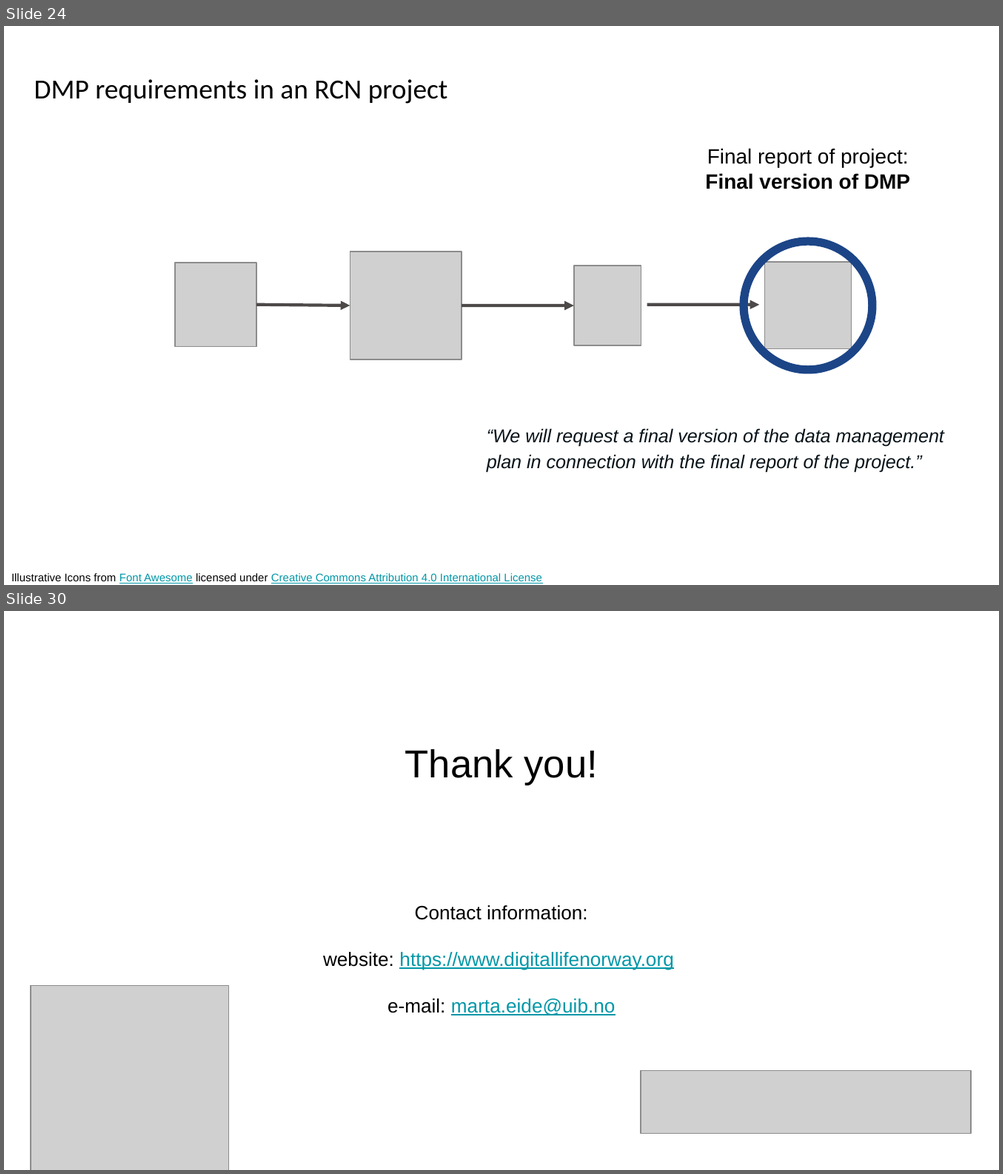
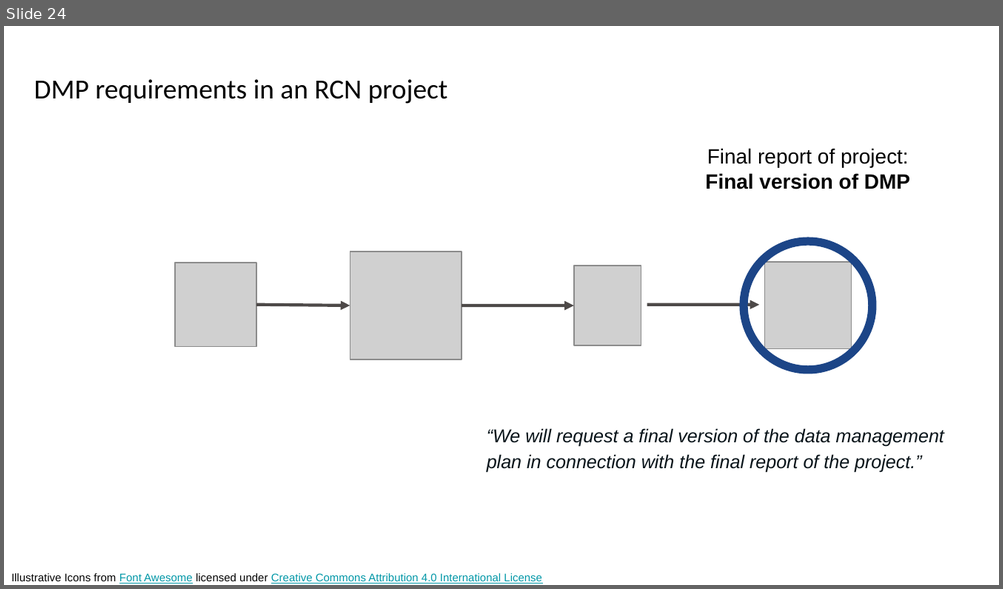
Before and after one commit to ELIXIR-Norway-Training/DMP-writing-workshop, a slide deck: 02_DMP_requirements.odp. Shown one above the other, each under a label of ours: slides 24 and 30 before the commit, slide 24 after it; the slides between them are not shown. The pictures are 1003x1174 and 1003x589 pixels, drawn with LibreOffice and Linux fonts; fonts in the diff are those of the drawing; grey boxes stand for pictures. Boxes give left, top, right and bottom in pixels: in the first picture for what was removed or moved away, otherwise in the second. Text is boxed around its words. In the diff, an @@ line names an element or a change of style, - is before the commit and + after.

```diff
--- a/02_DMP_requirements.odp
+++ b/02_DMP_requirements.odp
@@ slide 30 removed at (4,611,999,1170), background #FFFFFF @@
@@ title removed at (405,749,597,786) @@
-Thank you!
@@ text removed at (323,906,673,1016) @@
-Contact information:
-website: https://www.digitallifenorway.org
-e-mail: marta.eide@uib.no
@@ picture removed at (31,986,229,1170) @@
@@ picture removed at (640,1071,970,1134) @@
```
Also in this commit, not shown: 1 slide changed, 17 slides added, 7 other slides removed, 1 other file.
